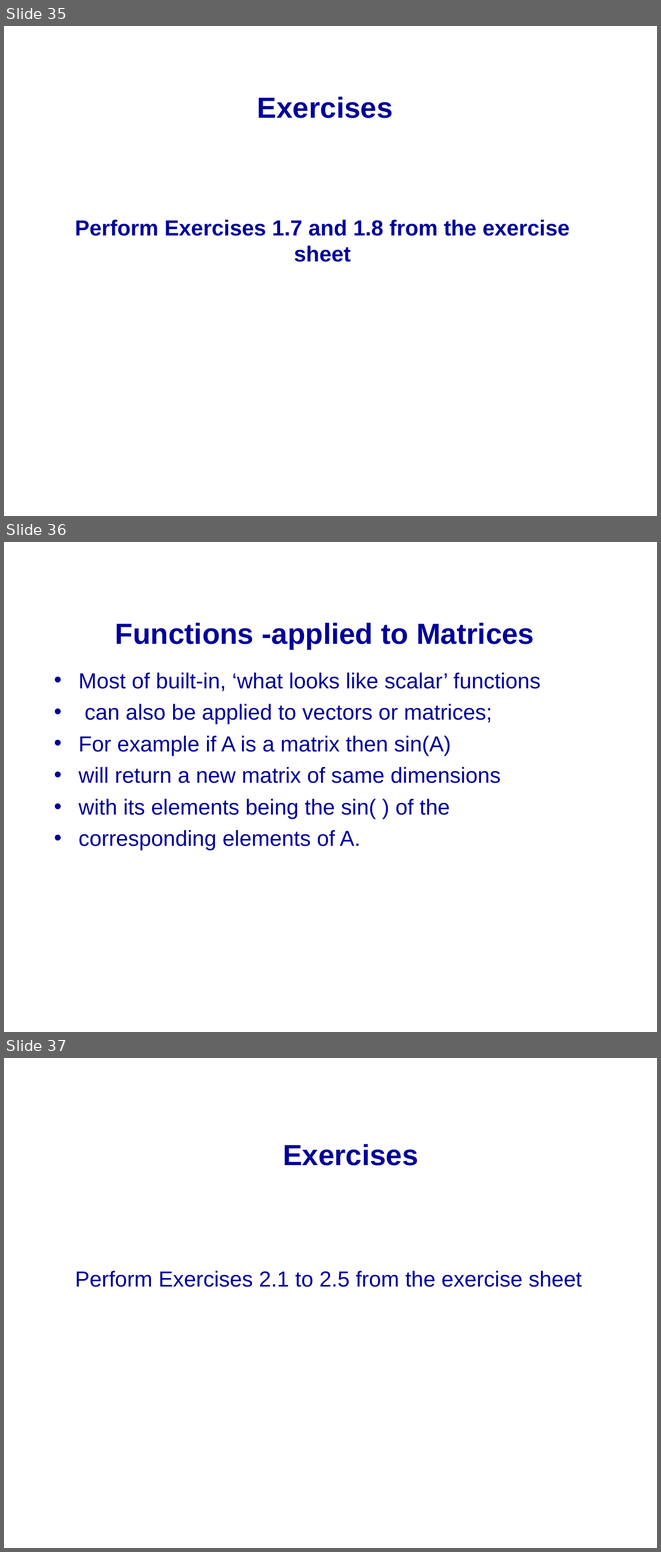
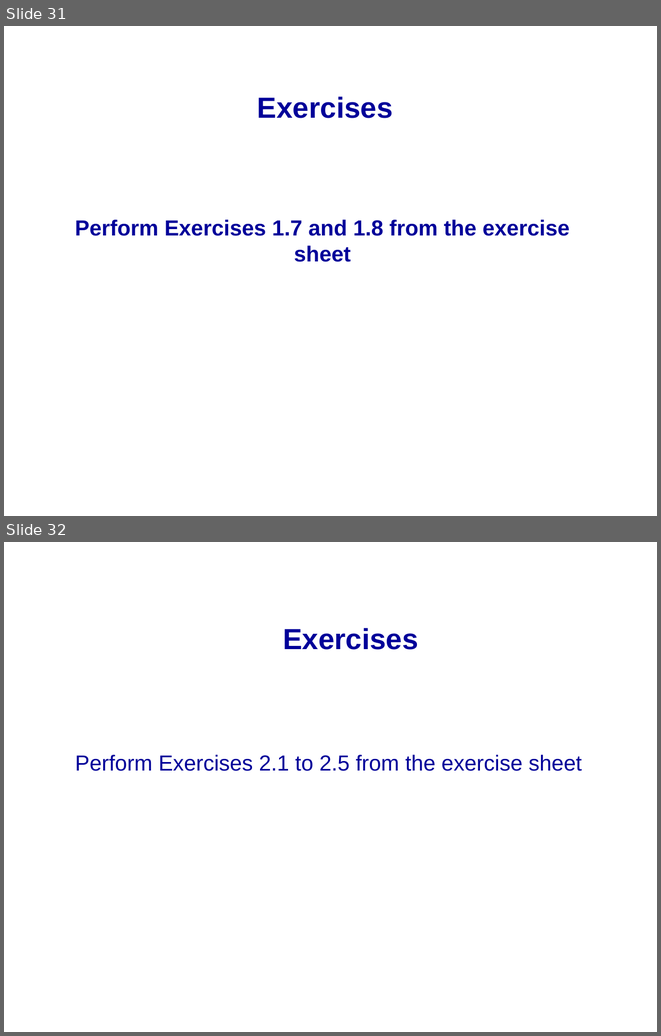
Before and after one commit to mikeg64/iome, a slide deck: src/examples/course/matlab/presentations_and_docs/matlab1.ppt. Shown one above the other, each under a label of ours: slides 35, 36 and 37 before the commit, slides 31 and 32 after it. The pictures are 661x1552 and 661x1036 pixels, drawn with LibreOffice and Linux fonts; fonts in the diff are those of the drawing; background and template pictures are left out. Boxes give left, top, right and bottom in pixels: in the first picture for what was removed or moved away, otherwise in the second. Text is boxed around its words. In the diff, an @@ line names an element or a change of style, - is before the commit and + after.

```diff
--- a/src/examples/course/matlab/presentations_and_docs/matlab1.ppt
+++ b/src/examples/course/matlab/presentations_and_docs/matlab1.ppt
@@ slide 36 removed at <box>4,542,657,1032</box>, background picture (left out) @@
@@ title removed at <box>115,623,534,649</box> @@
-Functions -applied to Matrices
@@ text removed at <box>79,672,540,850</box> @@
-• Most of built-in, ‘what looks like scalar’ functions
-• can also be applied to vectors or matrices;
-• For example if A is a matrix then sin(A)
-• will return a new matrix of same dimensions
-• with its elements being the sin( ) of the
-• corresponding elements of A.
@@ what was slide 35 is now slide 31 @@
@@ what was slide 37 is now slide 32 @@
```
Also in this commit, not shown: 2 slides changed, 3 slides added, 20 other slides removed, 4 other files.
